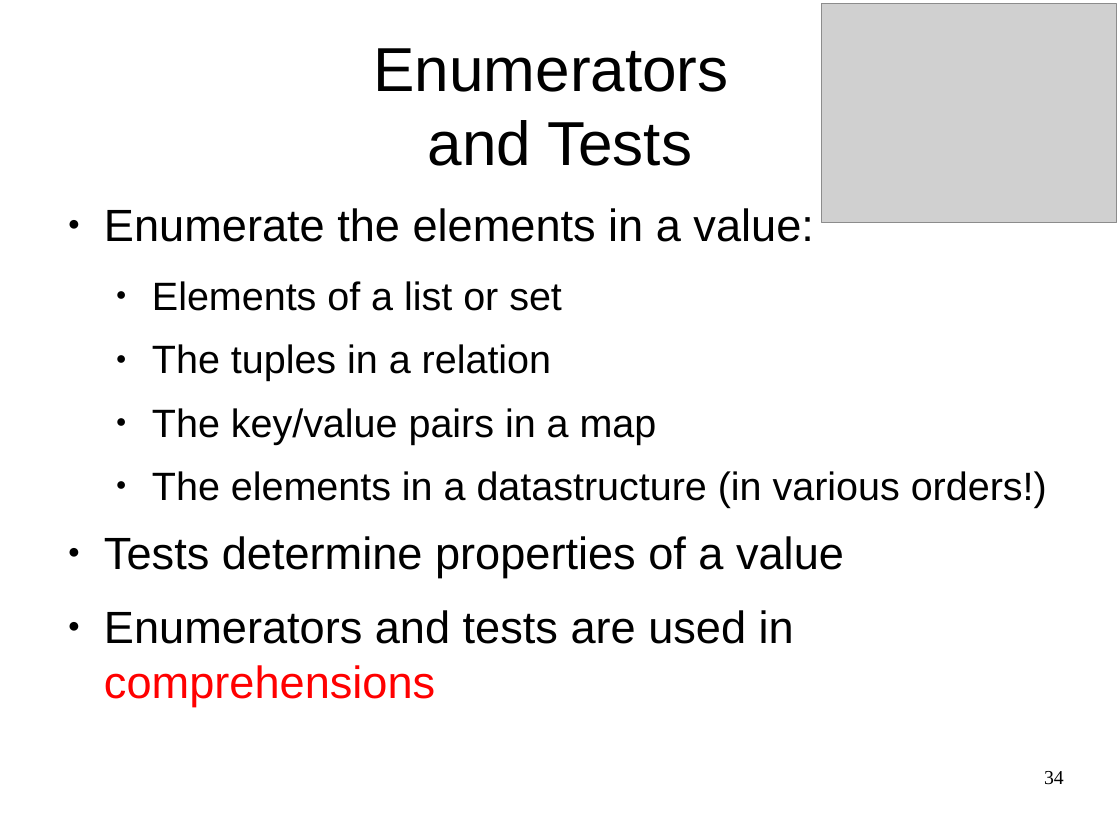
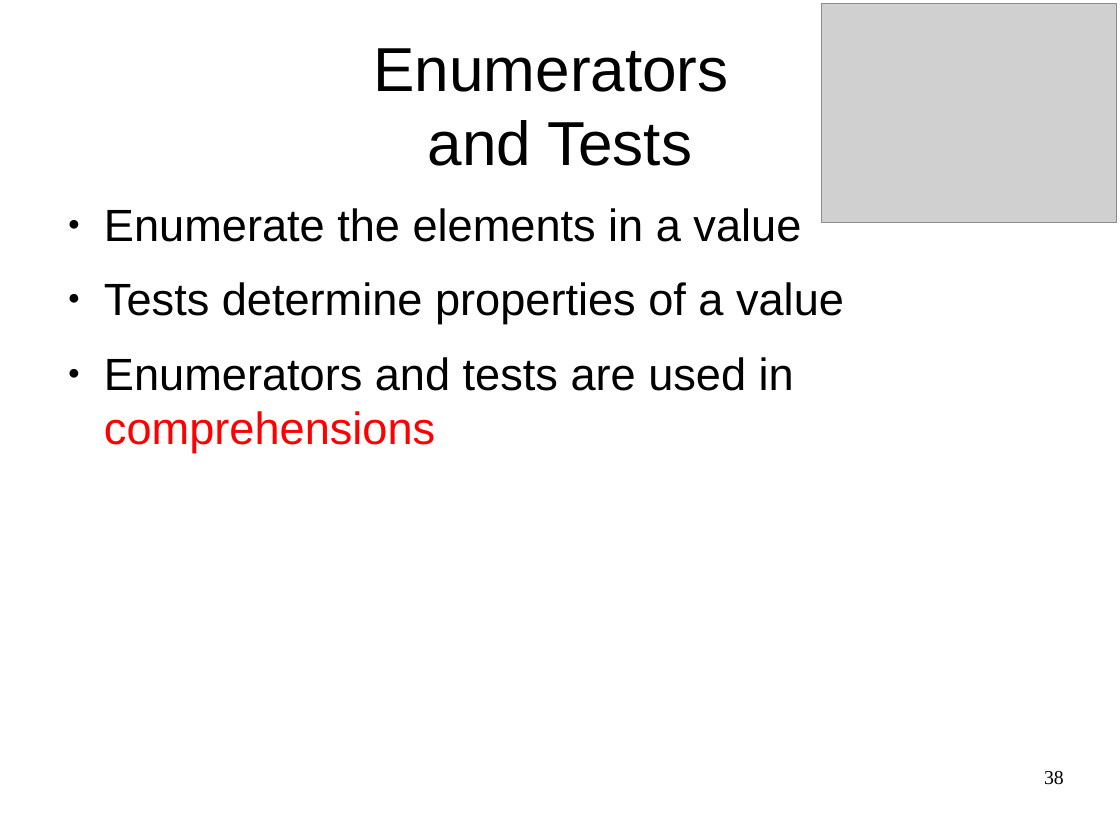
Before and after one commit to cwi-swat/meta-environment, a slide deck: slide 38 of meta-doc/analysis/rascal-slides/rascal-slides.odp (slide 34 before the commit). Drawn at 1120x840 pixels with LibreOffice and Linux fonts; fonts in the diff are those of the drawing; grey boxes stand for pictures; background and template pictures are left out. Boxes give left, top, right and bottom in pixels: in the first picture for what was removed or moved away, otherwise in the second. Text is boxed around its words. In the diff, an @@ line names an element or a change of style, - is before the commit and + after.

```diff
--- a/meta-doc/analysis/rascal-slides/rascal-slides.odp
+++ b/meta-doc/analysis/rascal-slides/rascal-slides.odp
@@ text at (104,208,801,242): text changed; size 28 to 32 pt @@
-● Enumerate the elements in a value:
-  ● Elements of a list or set
-  ● The tuples in a relation
-  ● The key/value pairs in a map
-  ● The elements in a datastructure (in various orders!)
+● Enumerate the elements in a value
@@ page number at (1044,771,1064,785): text changed @@
-34
+38
```
Also in this commit, not shown: 15 other slides changed, 13 slides added.
